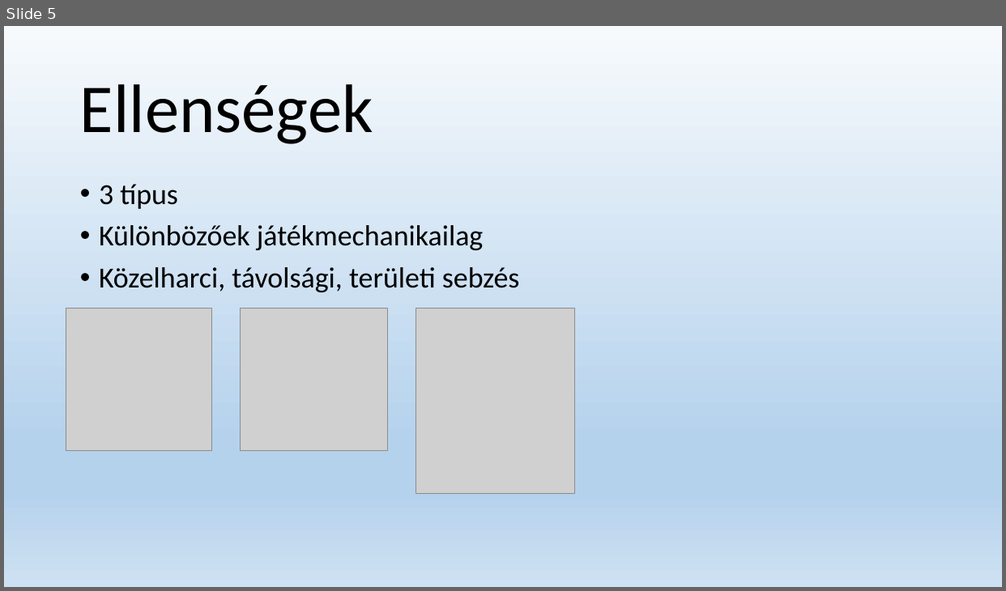
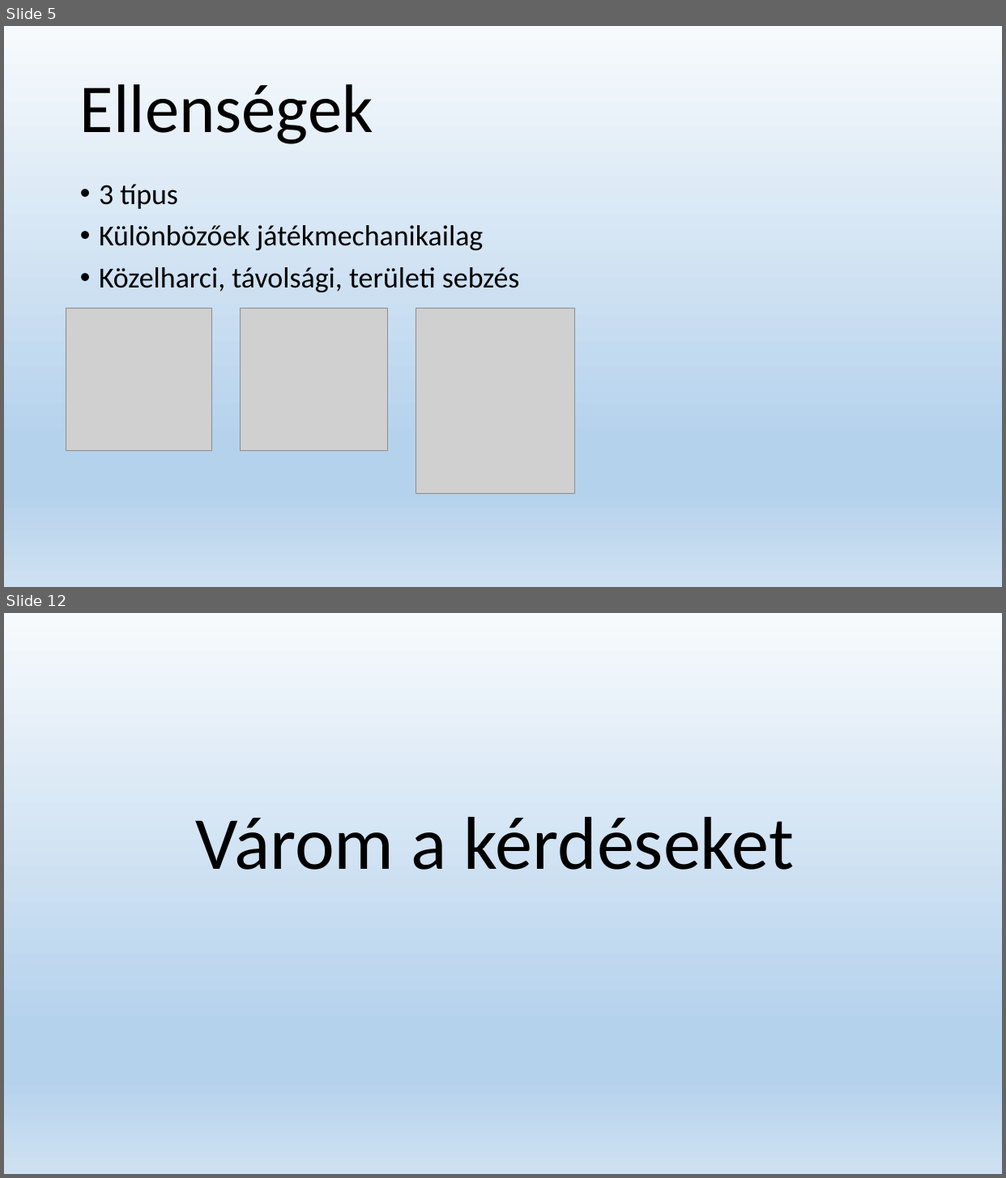
Before and after one commit to onezer/onallo_labor, a slide deck: Előadás.pptx. Shown one above the other, each under a label of ours: slide 5 before the commit, slides 5 and 12 after it; the slides between them are not shown. The pictures are 1006x591 and 1006x1178 pixels, drawn with LibreOffice and Linux fonts; fonts in the diff are those of the drawing; grey boxes stand for pictures. Boxes give left, top, right and bottom in pixels: in the first picture for what was removed or moved away, otherwise in the second. Text is boxed around its words. In the diff, an @@ line names an element or a change of style, - is before the commit and + after.

```diff
--- a/Előadás.pptx
+++ b/Előadás.pptx
@@ slide 12 added at (4,613,1002,1174), background gradient #F7FAFD to #B5D2EC to #CEE1F2 @@
@@ title added at (196,817,795,870), 72 pt, text #000000 @@
+Várom a kérdéseket
```
Also in this commit, not shown: 2 slides changed, 5 other slides added, 1 slide removed.
